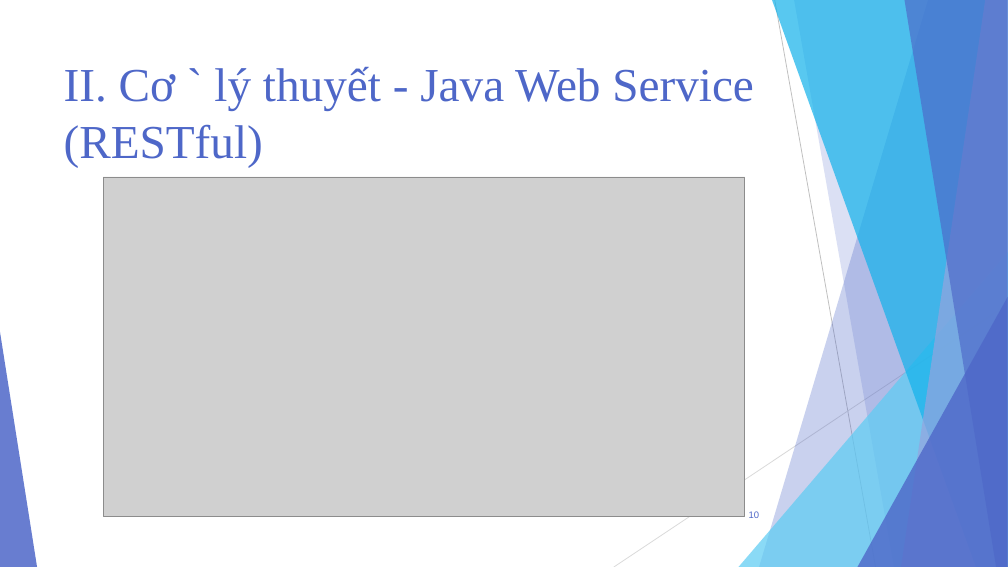
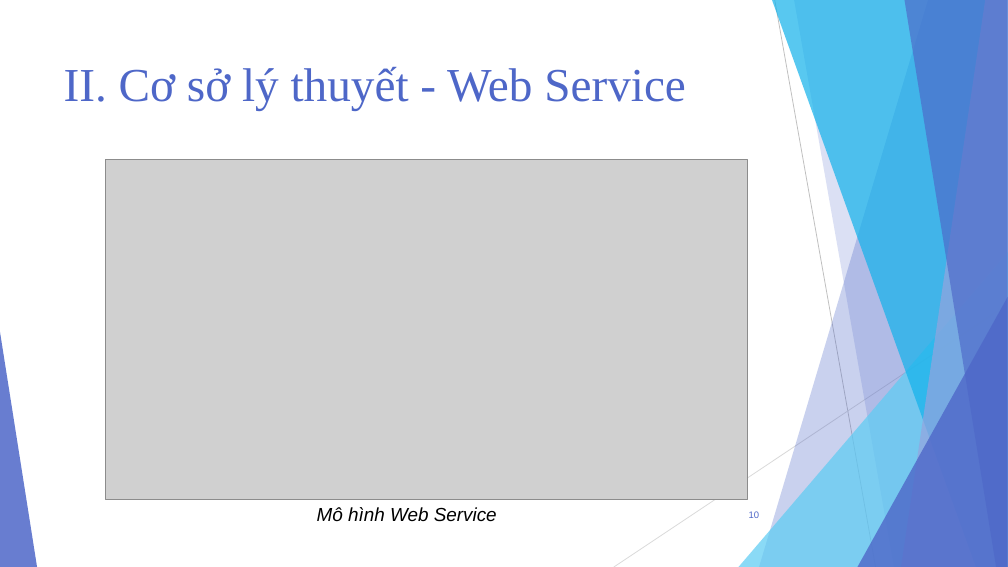
Before and after one commit to TMTAI/Android, a slide deck: slide 10 of Presentation-LuanVan.pptx. Drawn at 1008x567 pixels with LibreOffice and Linux fonts; fonts in the diff are those of the drawing; grey boxes stand for pictures. Boxes give left, top, right and bottom in pixels: in the first picture for what was removed or moved away, otherwise in the second. Text is boxed around its words. In the diff, an @@ line names an element or a change of style, - is before the commit and + after.

```diff
--- a/Presentation-LuanVan.pptx
+++ b/Presentation-LuanVan.pptx
@@ title at box(64, 67, 686, 110): text changed @@
-II. Cơ ` lý thuyết - Java Web Service (RESTful)
+II. Cơ sở lý thuyết - Web Service
@@ picture: place and size @@
-picture at box(104, 177, 746, 516)
+picture at box(105, 160, 747, 499)
@@ text added at box(317, 507, 497, 522), 18 pt, text #000000, italic @@
+Mô hình Web Service
```
Also in this commit, not shown: 14 other slides changed, 11 slides added, 7 slides removed, 19 other files.
